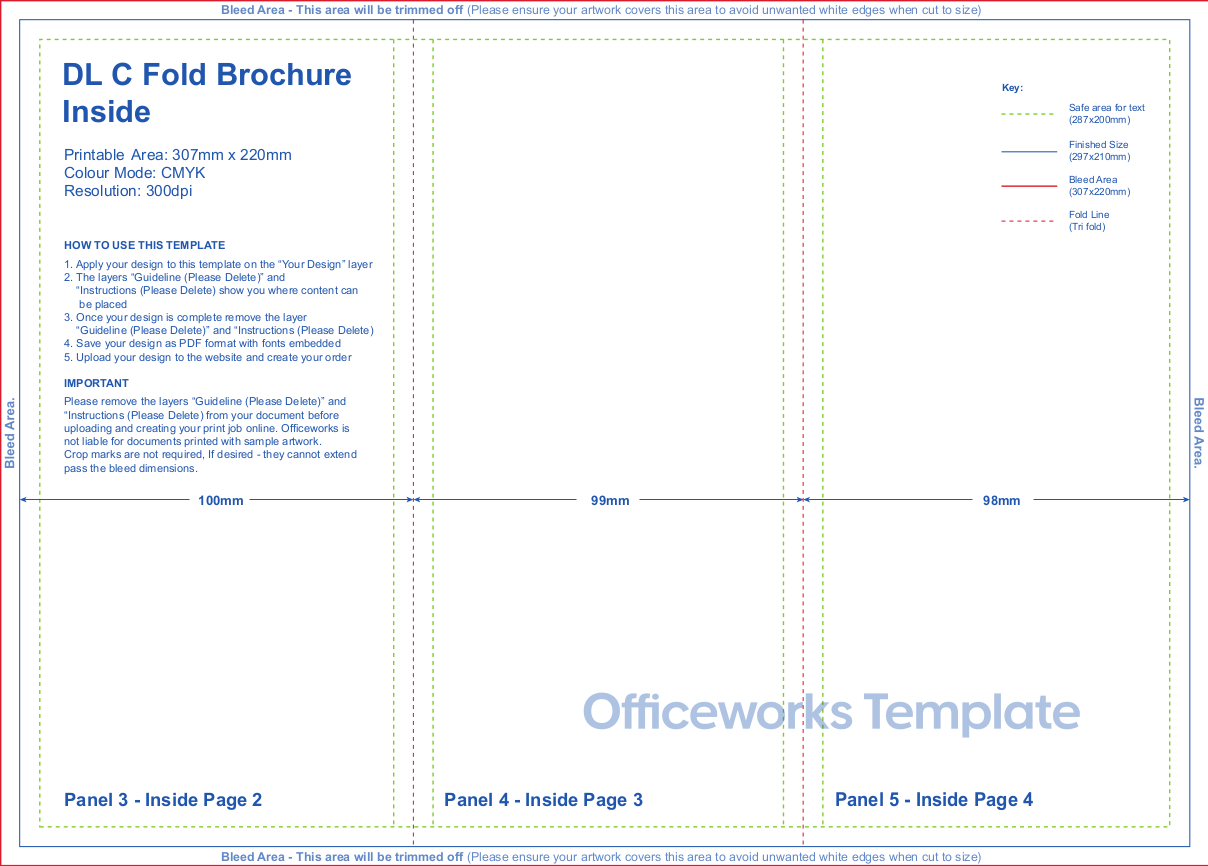
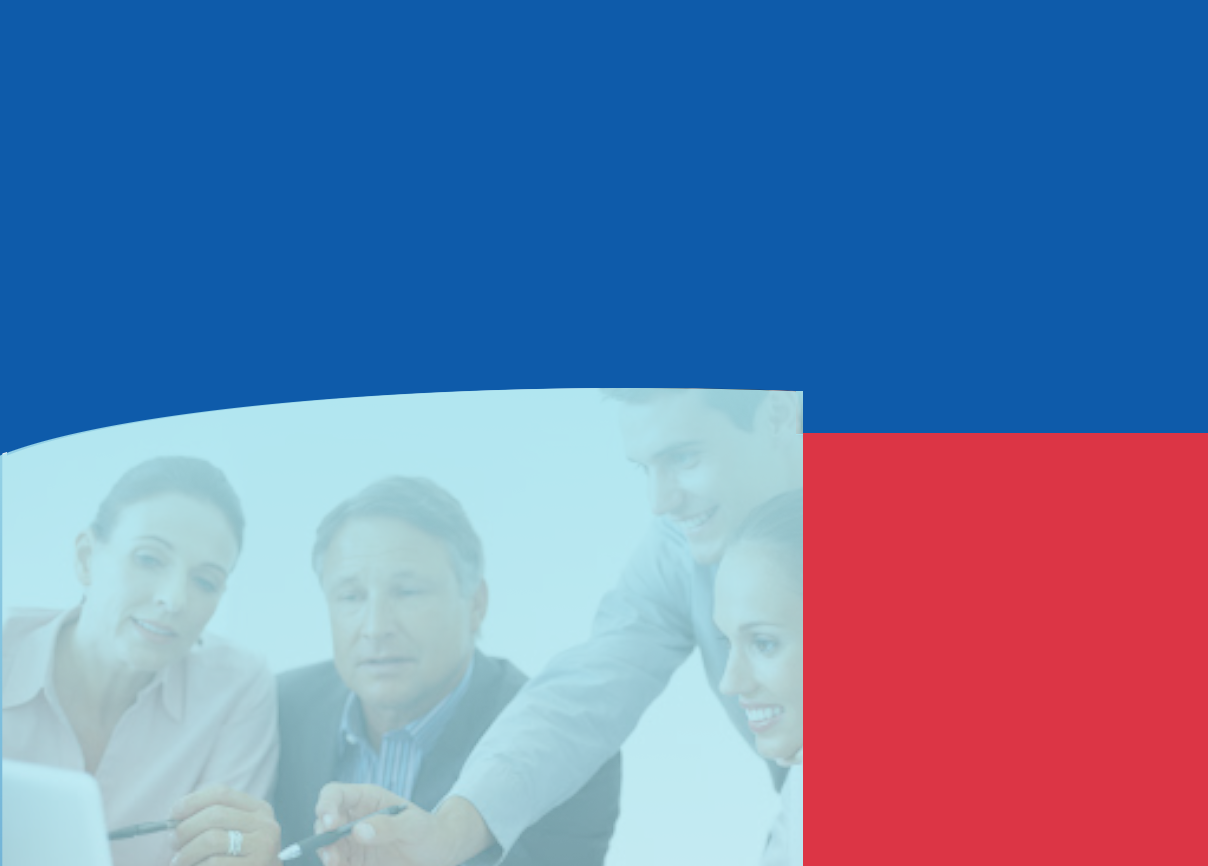
Comparing the layer stacks of the two 1208px x 866px images. Changes:
added layer "redBg" above "mainBackgroung copy" over (803, 433, 1208, 866)
added layer "mainBackgroung copy" above "unnamed.jpeg copy" over (0, 388, 1208, 866)
added layer "unnamed.jpeg copy" above "mainBg" over (2, 388, 1208, 866)
added layer "mainBg" above "DL+C-fold_2Sides.pdf" over (0, 0, 1208, 866)
